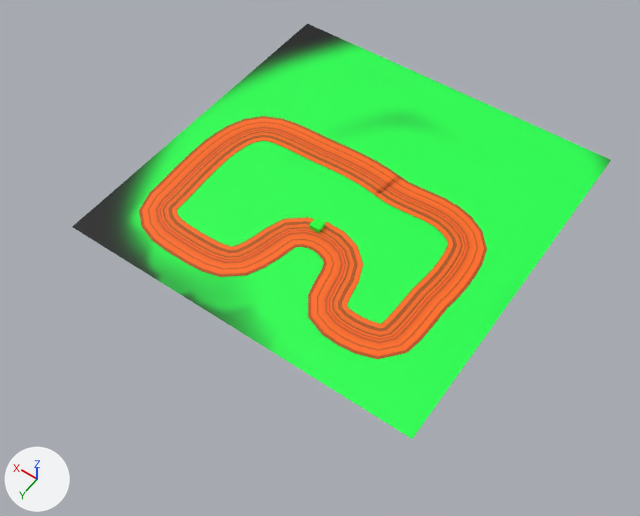
The glTF model common/models/scena/projekt.gltf as it was, and as the next commit left it.
Rendered twice from a 50 mm camera at (-57.7, 90.0, 117.6) aimed at (-2.0, 12.1, -4.9). The lights are fixed; the arrows at lower left show +X, +Y and +Z.

Script lines for the objects in view, before the commit:
```python
me_plane = bpy.data.meshes.new('Plane')
me_plane.from_pydata(...)  # 401 vertices, 760 faces; spans x -26.3..30.7, y -3.7..34.6, z -0.1..0.1
me_plane.materials.append(mat_material_001)  # picture img_dirt
me_plane_001 = bpy.data.meshes.new('Plane.001')
me_plane_001.from_pydata(...)  # 4 vertices, 2 faces; spans x -34.5..34.5, y -34.5..34.5, z 0.0
me_plane_001.materials.append(mat_material)  # picture img_grass
ob_plane = bpy.data.objects.new('Plane', me_plane_001)
ob_plane.location = (0.0, 0.0, 0.0)
ob_road = bpy.data.objects.new('Road', me_plane)
ob_road.location = (-1.2, -5.5, 0.0)
```
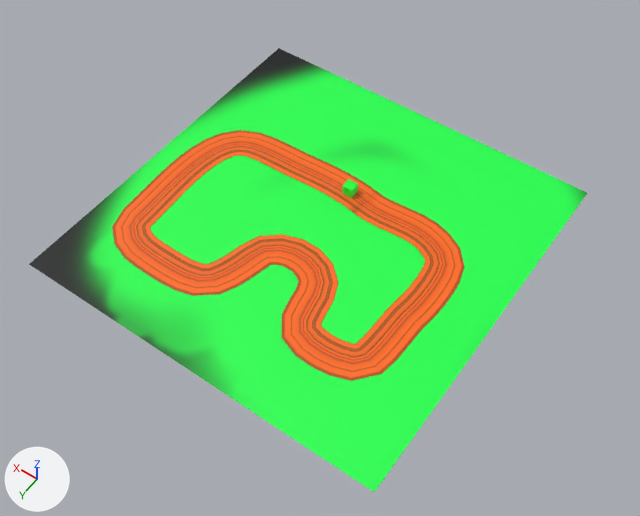
Boxes [x1, y1, x2, y2] around the edits, measured in the pictures (640 x 516 px):
'Plane', moved: before [72, 24, 611, 439]; after [29, 48, 587, 492]
'Road', moved: before [139, 116, 487, 359]; after [112, 130, 464, 381]

The change in detail:
Object 'Road' (ob_road) moves from (-1.2, -5.5, 0.0) to (0.0, 0.0, 0.0).
Object 'Plane' (ob_plane) moves from (0.0, 0.0, 0.0) to (0.0, 10.0, 0.0).
